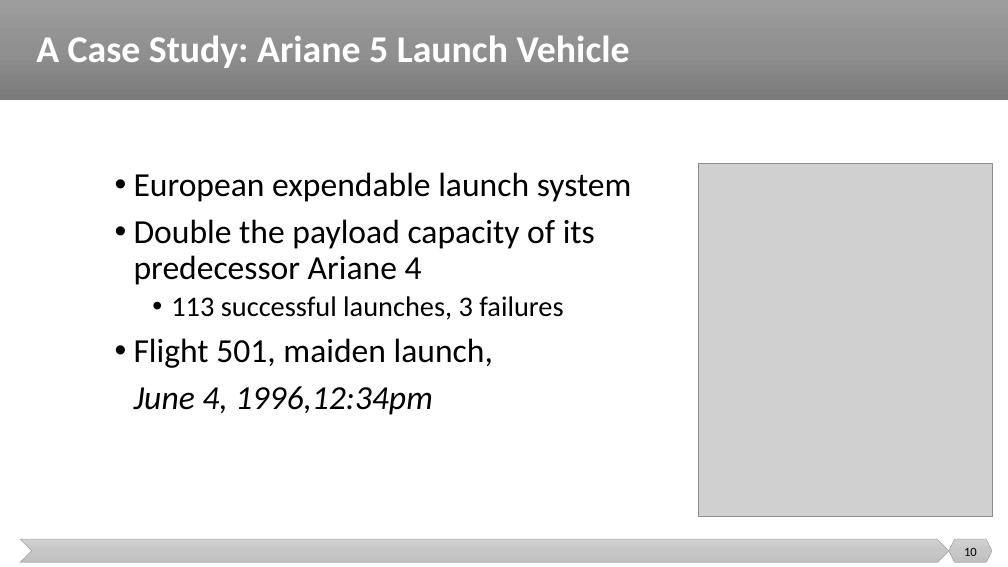
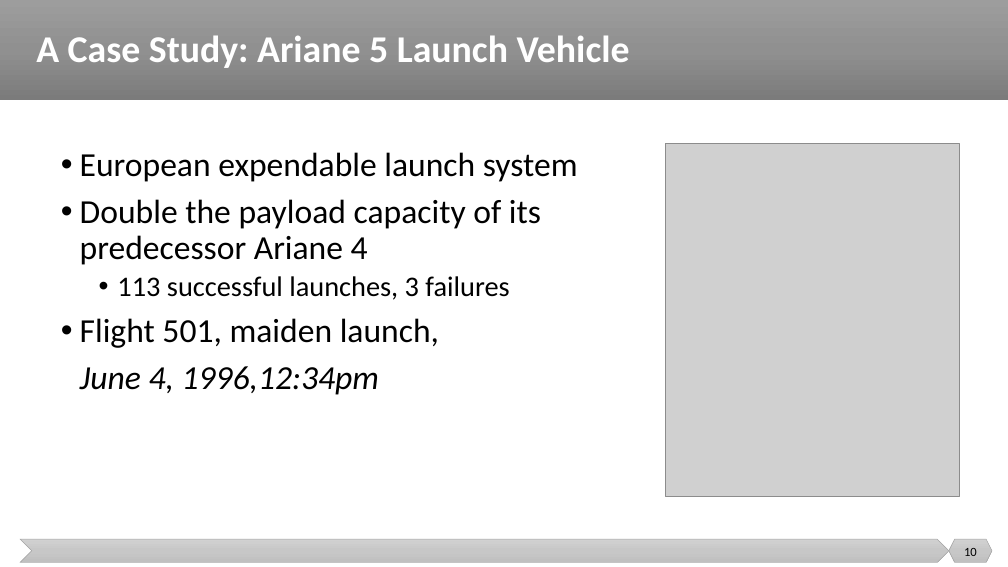
Before and after one commit to malenezi/malenezi, a slide deck: slide 10 of SE401/Lectures/1-Introduction/Introduction.pptx. Drawn at 1008x567 pixels with LibreOffice and Linux fonts; fonts in the diff are those of the drawing; grey boxes stand for pictures. Boxes give left, top, right and bottom in pixels: in the first picture for what was removed or moved away, otherwise in the second. Text is boxed around its words. In the diff, an @@ line names an element or a change of style, - is before the commit and + after.

```diff
--- a/SE401/Lectures/1-Introduction/Introduction.pptx
+++ b/SE401/Lectures/1-Introduction/Introduction.pptx
@@ text "European expendable launch system": place and size @@
-text "European expendable launch system" at [134, 172, 632, 415]
+text "European expendable launch system" at [80, 152, 578, 395]
@@ picture: place and size @@
-picture at [699, 164, 993, 517]
+picture at [665, 144, 960, 497]
```
Also in this commit, not shown: 7 other slides changed, 1 slide removed.
